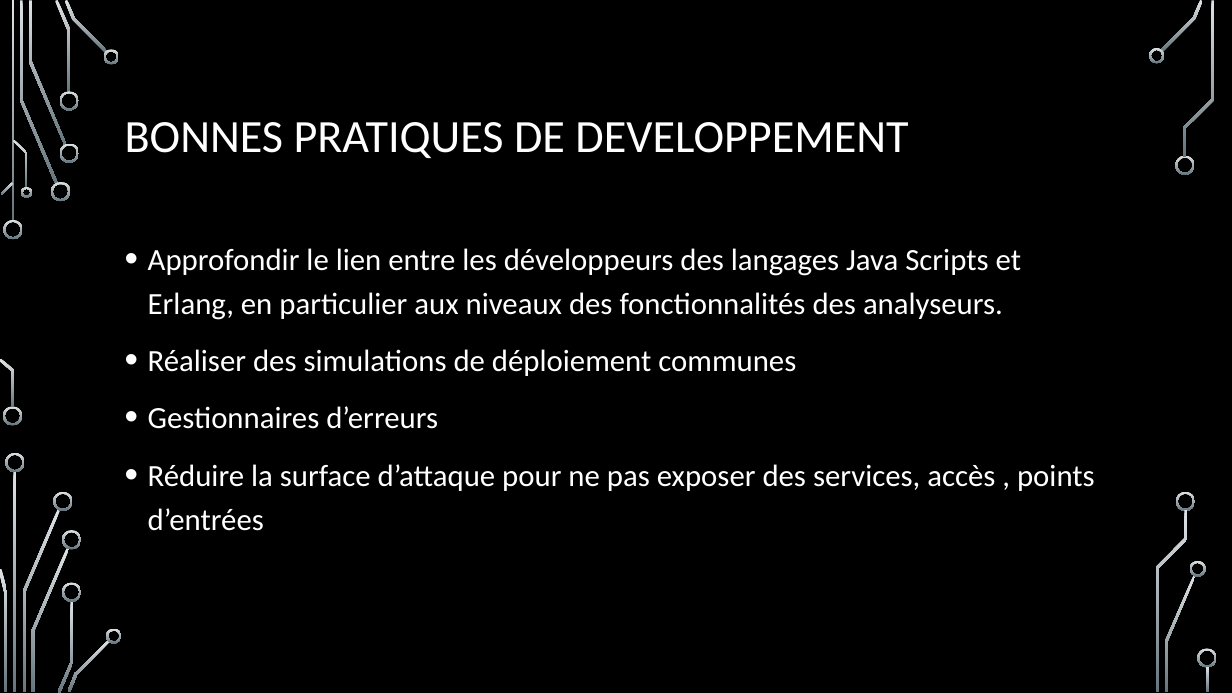
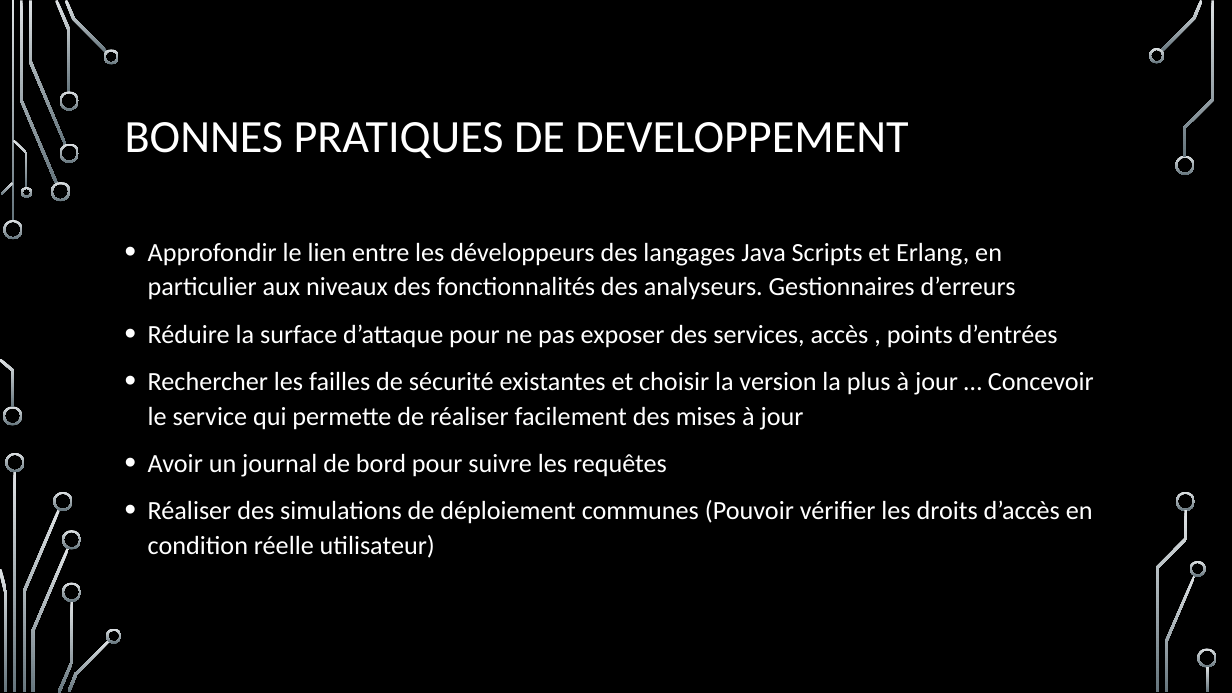
Before and after one commit to Guillaumeclavel/Etude_Faille_CVE_12636, a slide deck: slide 8 of Présentation étude de faille CVE 2017-12635 ET 12636 ébauche.pptx. Drawn at 1232x693 pixels with LibreOffice and Linux fonts; fonts in the diff are those of the drawing; background and template pictures are left out. Boxes give left, top, right and bottom in pixels: in the first picture for what was removed or moved away, otherwise in the second. Text is boxed around its words. In the diff, an @@ line names an element or a change of style, - is before the commit and + after.

```diff
--- a/Présentation étude de faille CVE 2017-12635 ET 12636 ébauche.pptx
+++ b/Présentation étude de faille CVE 2017-12635 ET 12636 ébauche.pptx
@@ text at (148,242,1016,300): text changed; size 24 to 20.4 pt @@
-• Approfondir le lien entre les développeurs des langages Java Scripts et Erlang, en particulier aux niveaux des fonctionnalités des analyseurs.
-• Réaliser des simulations de déploiement communes
-• Gestionnaires d’erreurs
+• Approfondir le lien entre les développeurs des langages Java Scripts et Erlang, en particulier aux niveaux des fonctionnalités des analyseurs. Gestionnaires d’erreurs
@@ text at (148,324,1058,348): size 24 to 20.4 pt in "Réduire la surface d’attaque pour ne pas ..."; line spacing 1.2 to 1.1 @@
@@ text at (148,371,1094,558): paragraphs added @@
+• Rechercher les failles de sécurité existantes et choisir la version la plus à jour … Concevoir le service qui permette de réaliser facilement des mises à jour
+• Avoir un journal de bord pour suivre les requêtes
+• Réaliser des simulations de déploiement communes (Pouvoir vérifier les droits d’accès en condition réelle utilisateur)
```
Also in this commit, not shown: 8 other slides changed.
